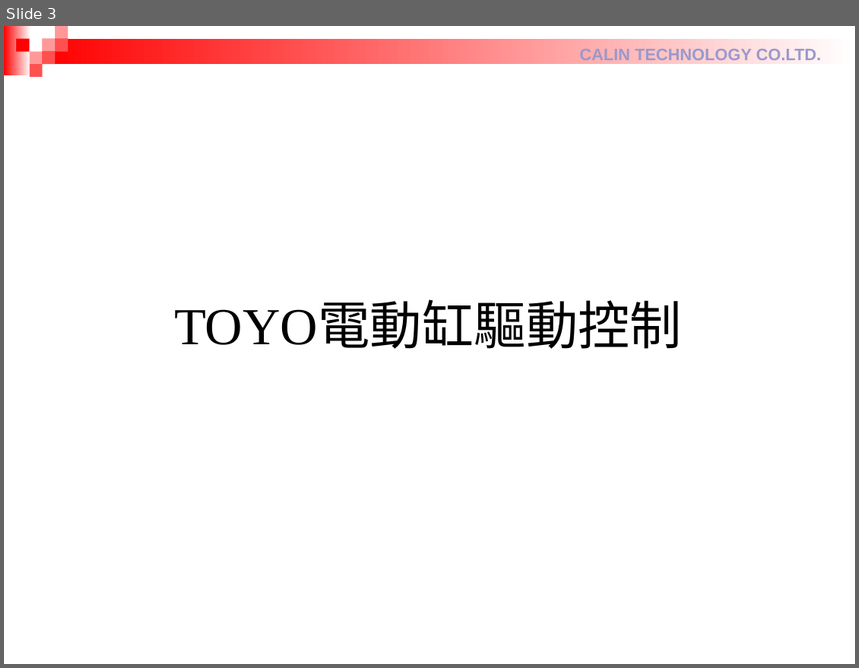
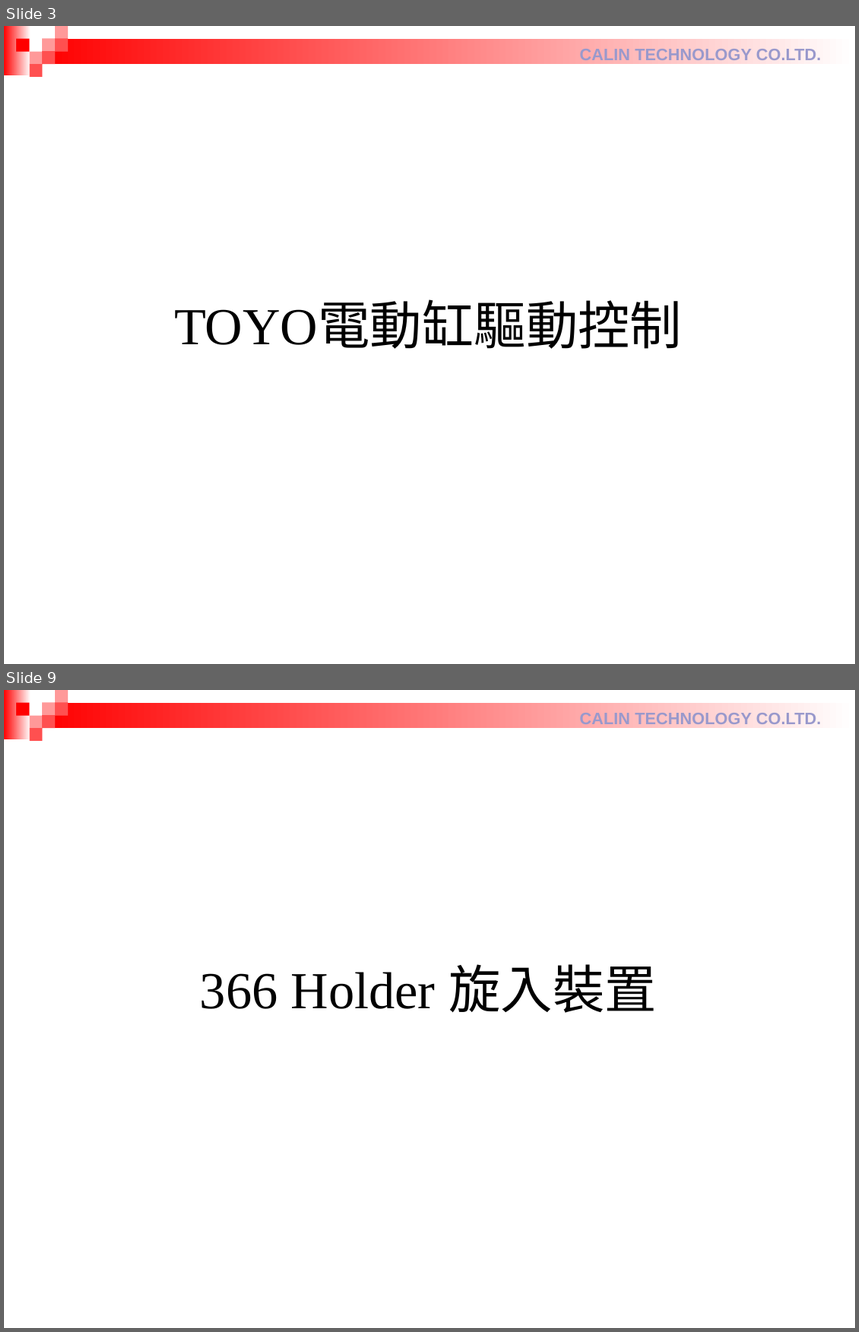
Before and after one commit to RaphWu/DataExchange, a slide deck: 設備部週報_吳仁中 20250827.pptx. Shown one above the other, each under a label of ours: slide 3 before the commit, slides 3 and 9 after it; the slides between them are not shown. The pictures are 859x668 and 859x1332 pixels, drawn with LibreOffice and Linux fonts; fonts in the diff are those of the drawing. Boxes give left, top, right and bottom in pixels: in the first picture for what was removed or moved away, otherwise in the second. Text is boxed around its words. In the diff, an @@ line names an element or a change of style, - is before the commit and + after.

```diff
--- a/設備部週報_吳仁中 20250827.pptx
+++ b/設備部週報_吳仁中 20250827.pptx
@@ slide 9 added at [4, 690, 855, 1328], background #FFFFFF; not listed: 10 template elements that a slide beside it also shows @@
@@ text added at [200, 964, 657, 1013], 44 pt, text #000000 @@
+366 Holder 旋入裝置
```
Also in this commit, not shown: 10 other slides added, 3 slides removed.
